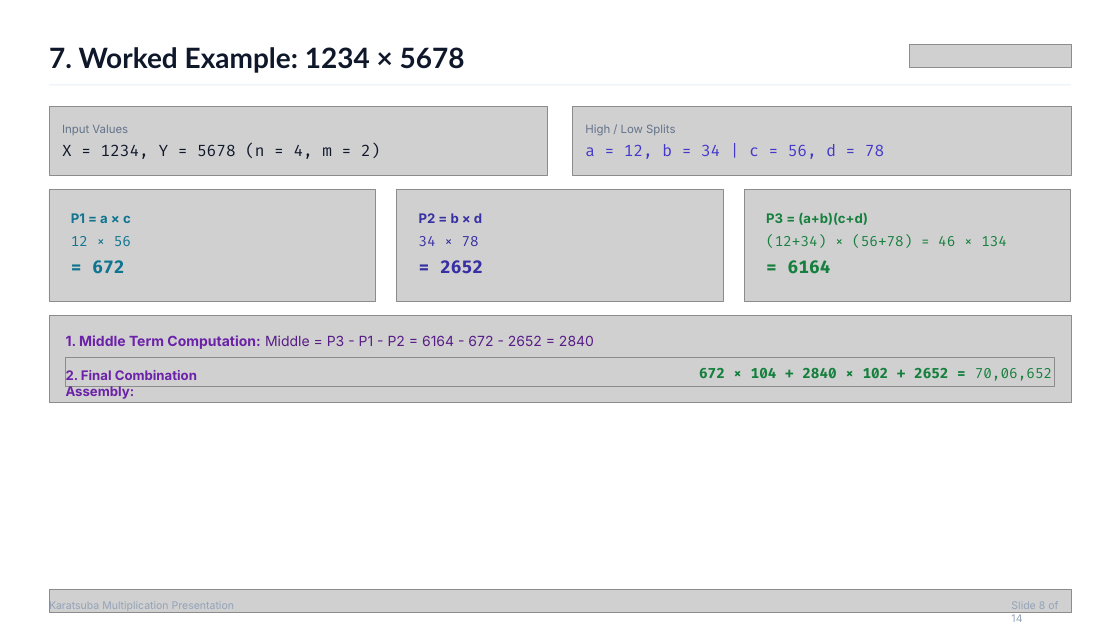
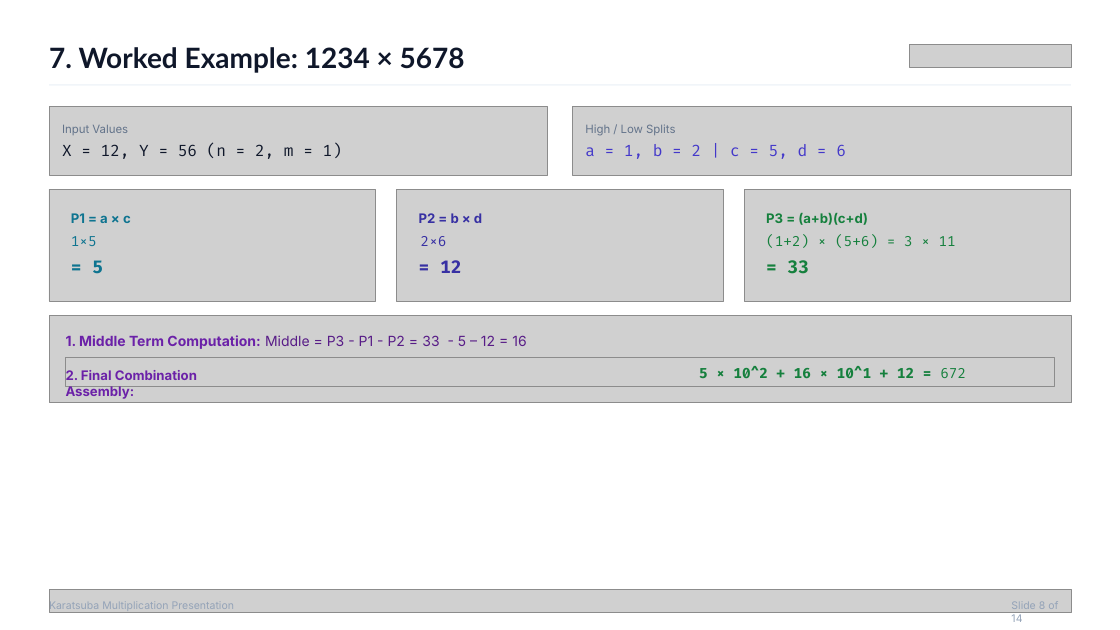
Before and after one commit to Sukdebrmondal/4th_Year_7th_Semester, a slide deck: slide 7 of Major 2/Karatsuba Multiplication Algorithm final.pptx. Drawn at 1120x630 pixels with LibreOffice and Linux fonts; fonts in the diff are those of the drawing; grey boxes stand for pictures. Boxes give left, top, right and bottom in pixels: in the first picture for what was removed or moved away, otherwise in the second. Text is boxed around its words. In the diff, an @@ line names an element or a change of style, - is before the commit and + after.

```diff
--- a/Major 2/Karatsuba Multiplication Algorithm final.pptx
+++ b/Major 2/Karatsuba Multiplication Algorithm final.pptx
@@ text at (x1=62, y1=143, x2=342, y2=159): text changed @@
-X = 1234, Y = 5678 (n = 4, m = 2)
+X = 12, Y = 56 (n = 2, m = 1)
@@ text at (x1=585, y1=144, x2=846, y2=159): text changed @@
-a = 12, b = 34 | c = 56, d = 78
+a = 1, b = 2 | c = 5, d = 6
@@ text at (x1=71, y1=236, x2=97, y2=246): text changed @@
-12 × 56
+1×5
@@ text at (x1=421, y1=236, x2=447, y2=246): text changed @@
-34 × 78
+2×6
@@ text at (x1=766, y1=235, x2=956, y2=248): text changed @@
-(12+34) × (56+78) = 46 × 134
+(1+2) × (5+6) = 3 × 11
@@ text at (x1=92, y1=260, x2=103, y2=274): text changed @@
-= 672
+= 5
@@ text at (x1=440, y1=260, x2=462, y2=273): text changed @@
-= 2652
+= 12
@@ text at (x1=788, y1=260, x2=810, y2=274): text changed @@
-= 6164
+= 33
@@ text at (x1=66, y1=335, x2=526, y2=349): text changed @@
-1. Middle Term Computation: Middle = P3 - P1 - P2 = 6164 - 672 - 2652 = 2840
+1. Middle Term Computation: Middle = P3 - P1 - P2 = 33 - 5 – 12 = 16
@@ text at (x1=699, y1=367, x2=966, y2=379): text changed @@
-672 × 104 + 2840 × 102 + 2652 = 70,06,652
+5 × 10^2 + 16 × 10^1 + 12 = 672
```
Also in this commit, not shown: 5 other slides changed, 1 slide removed, 2 other files.
